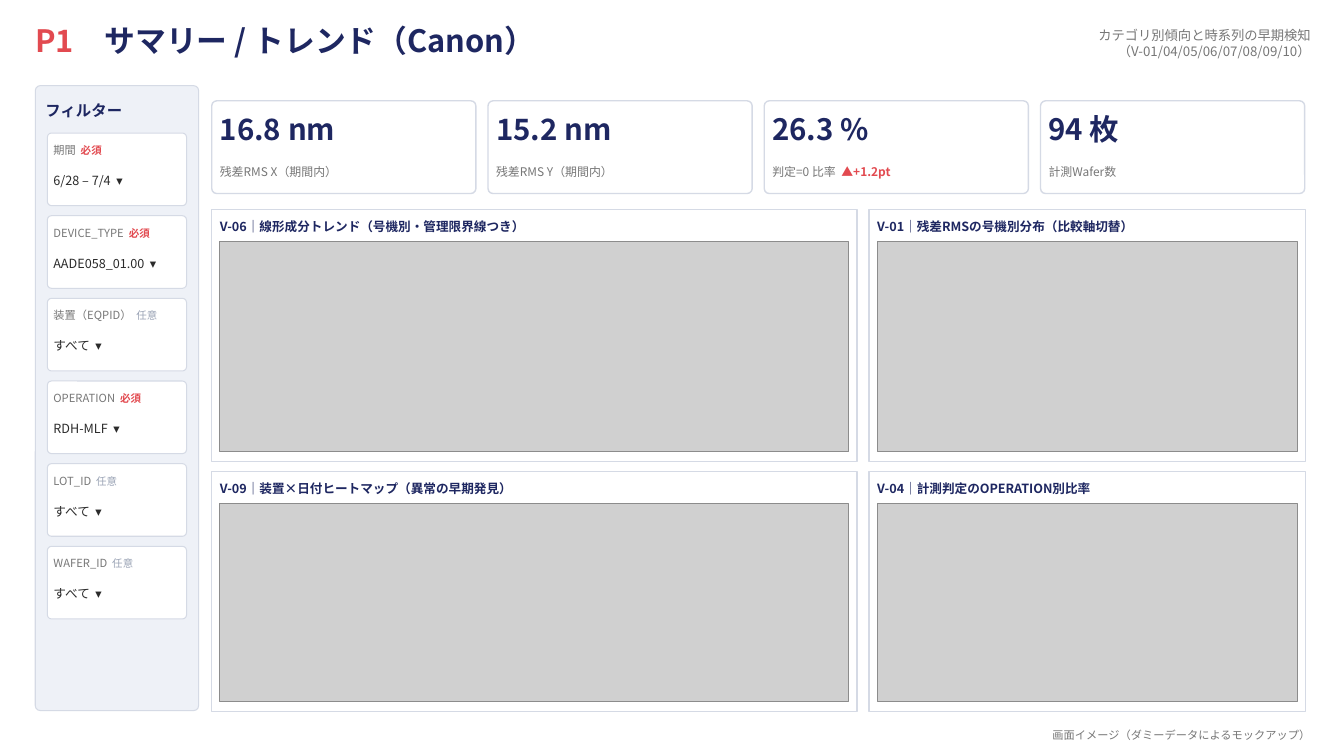
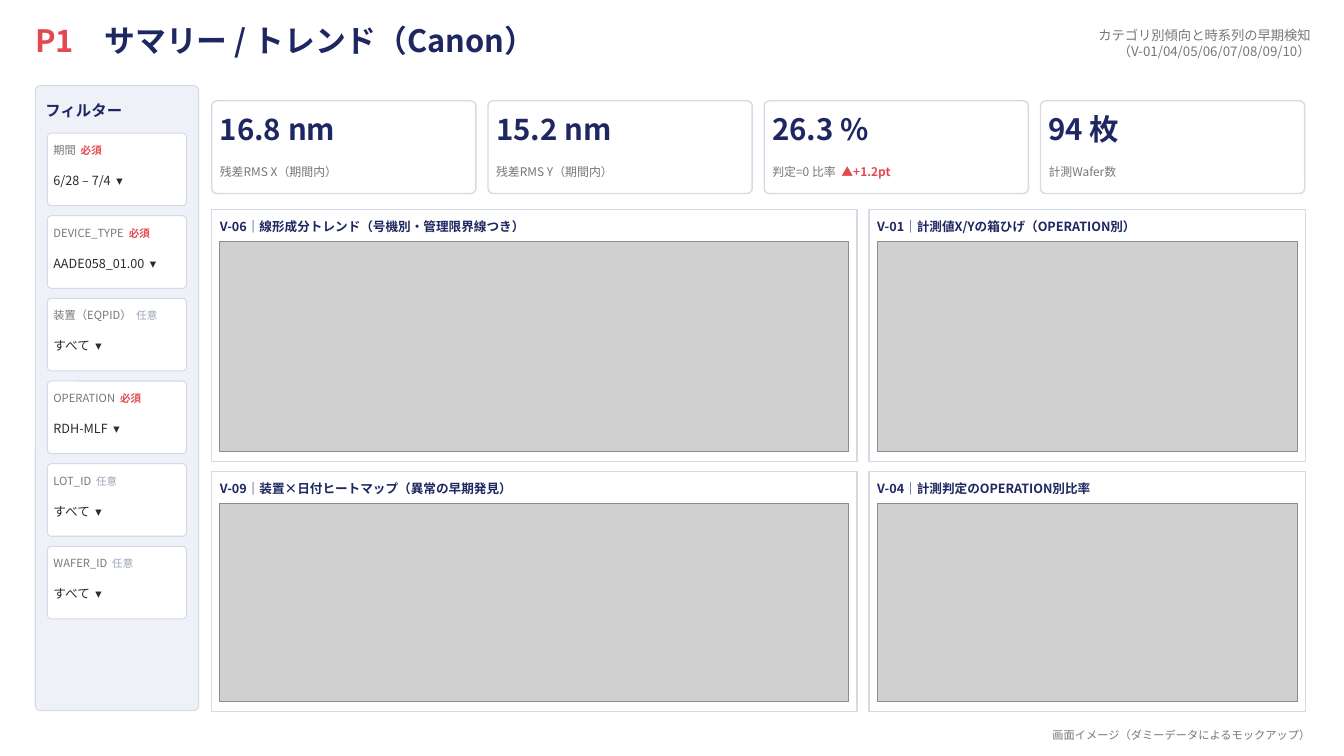
Before and after one commit to rsakamoto-0824/PowerBI_LithoBooster_DashBoard, a slide deck: slide 2 of dashboard_mockup.pptx. Drawn at 1344x756 pixels with LibreOffice and Linux fonts; fonts in the diff are those of the drawing; grey boxes stand for pictures. Boxes give left, top, right and bottom in pixels: in the first picture for what was removed or moved away, otherwise in the second. Text is boxed around its words. In the diff, an @@ line names an element or a change of style, - is before the commit and + after.

```diff
--- a/dashboard_mockup.pptx
+++ b/dashboard_mockup.pptx
@@ text at <box>877,220,1135,234</box>: text changed @@
-V-01｜残差RMSの号機別分布（比較軸切替）
+V-01｜計測値X/Yの箱ひげ（OPERATION別）
```
Also in this commit, not shown: 7 other slides changed, 4 other files.
